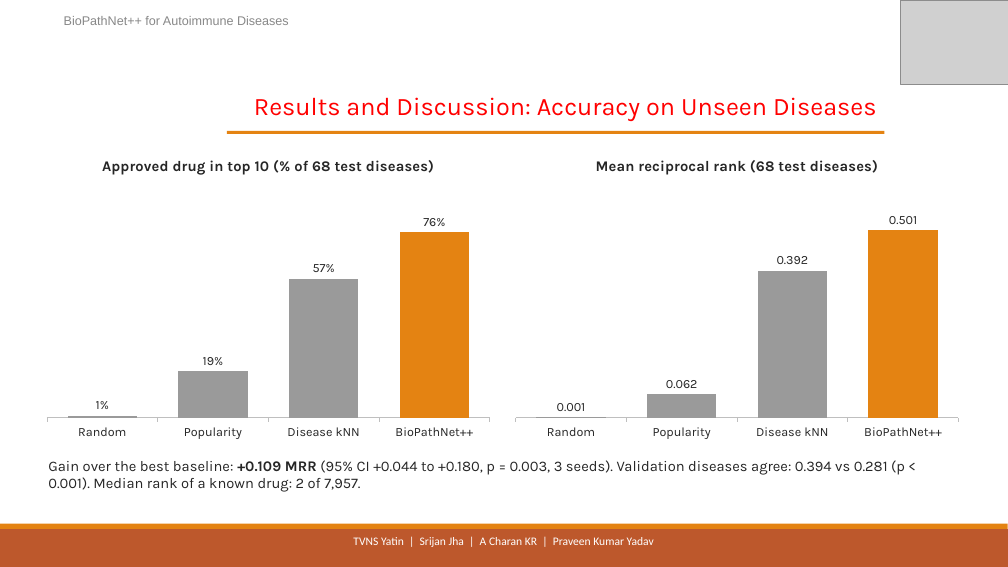
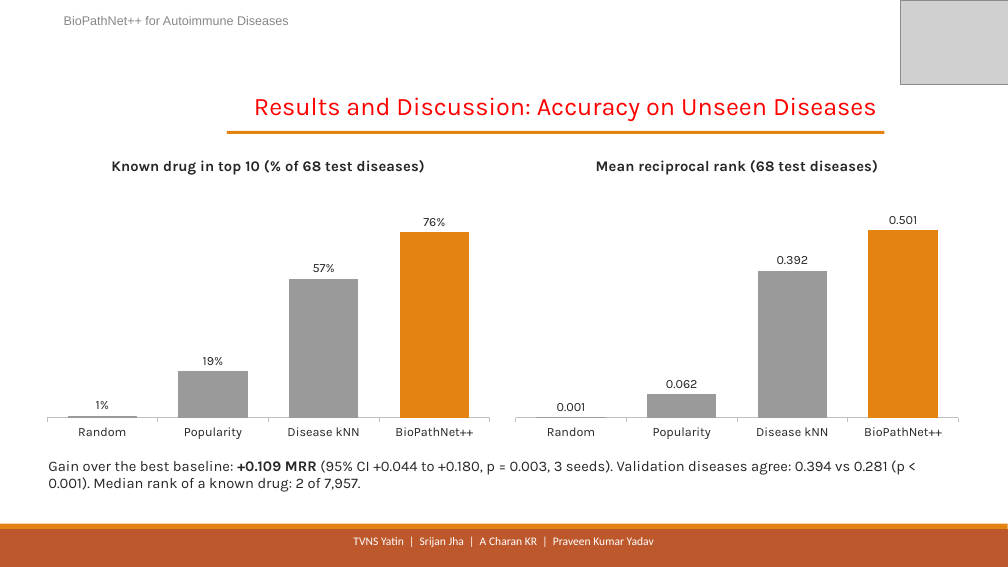
Before and after one commit to SaiYatin/Capstone_Drug_Repurposing_Project, a slide deck: slide 13 of outputs/capstone_review3/BioPathNet++_Review3.pptx (slide 11 before the commit). Drawn at 1008x567 pixels with LibreOffice and Linux fonts; fonts in the diff are those of the drawing; grey boxes stand for pictures. Boxes give left, top, right and bottom in pixels: in the first picture for what was removed or moved away, otherwise in the second. Text is boxed around its words. In the diff, an @@ line names an element or a change of style, - is before the commit and + after.

```diff
--- a/outputs/capstone_review3/BioPathNet++_Review3.pptx
+++ b/outputs/capstone_review3/BioPathNet++_Review3.pptx
@@ column chart at (x1=38, y1=144, x2=499, y2=446) @@
@@ title "Approved drug in top 10 (% of 68 test diseases)" to "Known drug in top 10 (% of 68 test diseases)" @@
```
Also in this commit, not shown: 5 other slides changed, 5 slides added, 1 slide removed, 3 other files.
